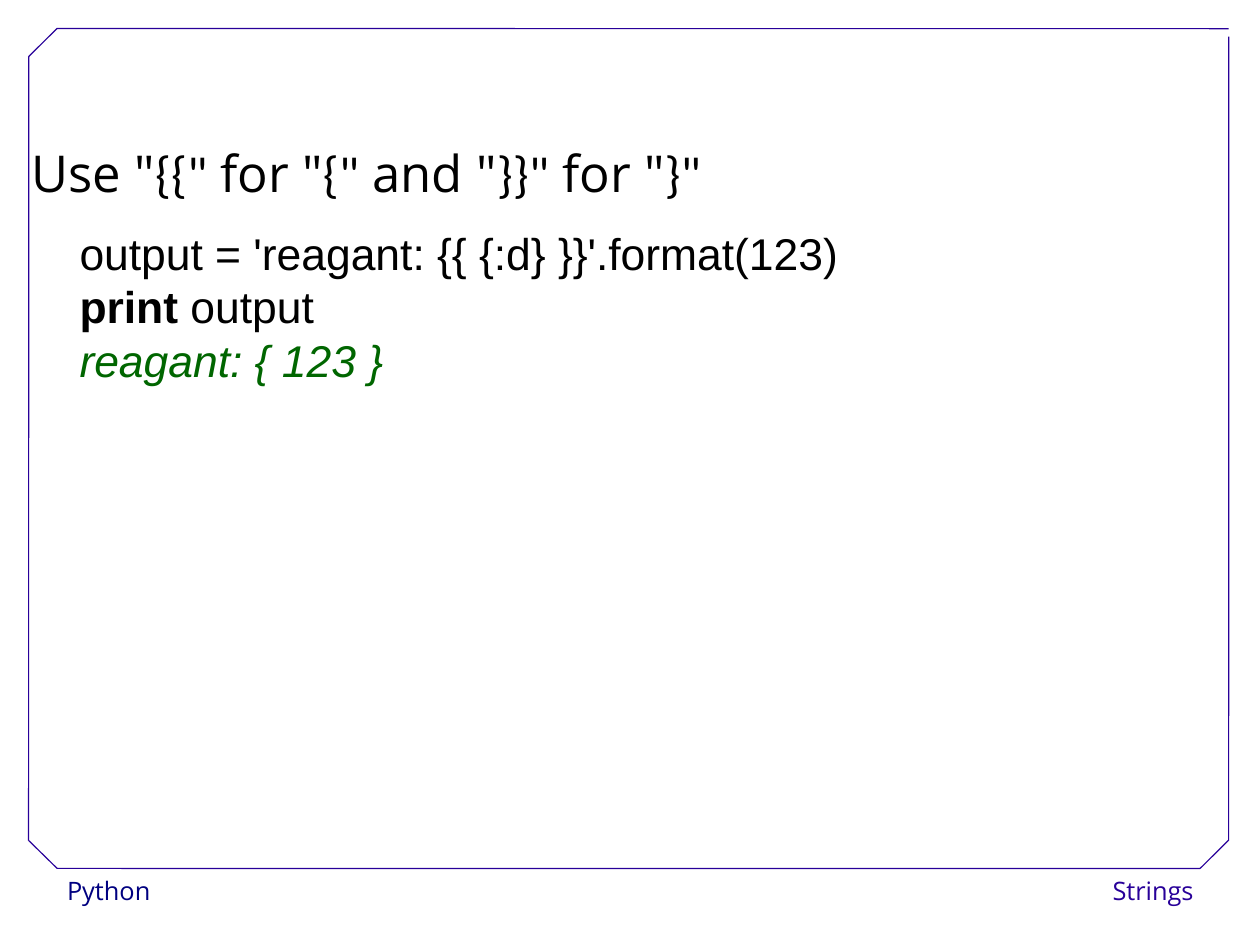
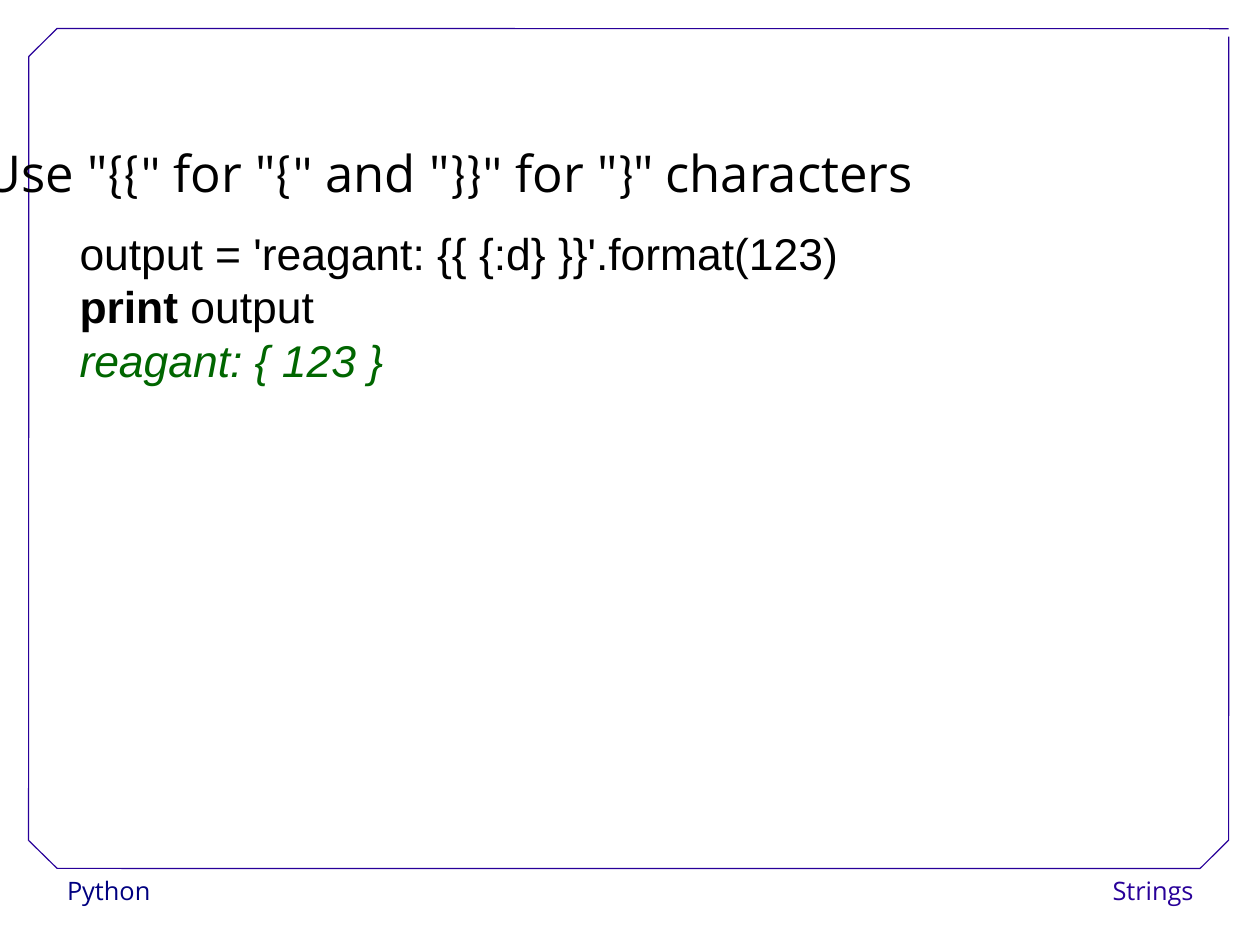
Before and after one commit to ncasuk/ncas-isc, a slide deck: slide 35 of python/presentations/learning_python/12_strings.ppt. Drawn at 1260x945 pixels with LibreOffice and Linux fonts; fonts in the diff are those of the drawing; background and template pictures are left out. Boxes give left, top, right and bottom in pixels: in the first picture for what was removed or moved away, otherwise in the second. Text is boxed around its words. In the diff, an @@ line names an element or a change of style, - is before the commit and + after.

```diff
--- a/python/presentations/learning_python/12_strings.ppt
+++ b/python/presentations/learning_python/12_strings.ppt
@@ text at [0,144,913,205]: text changed @@
-Use "{{" for "{" and "}}" for "}"
+Use "{{" for "{" and "}}" for "}" characters
```
Also in this commit, not shown: 4 other slides changed, 12 other files.
